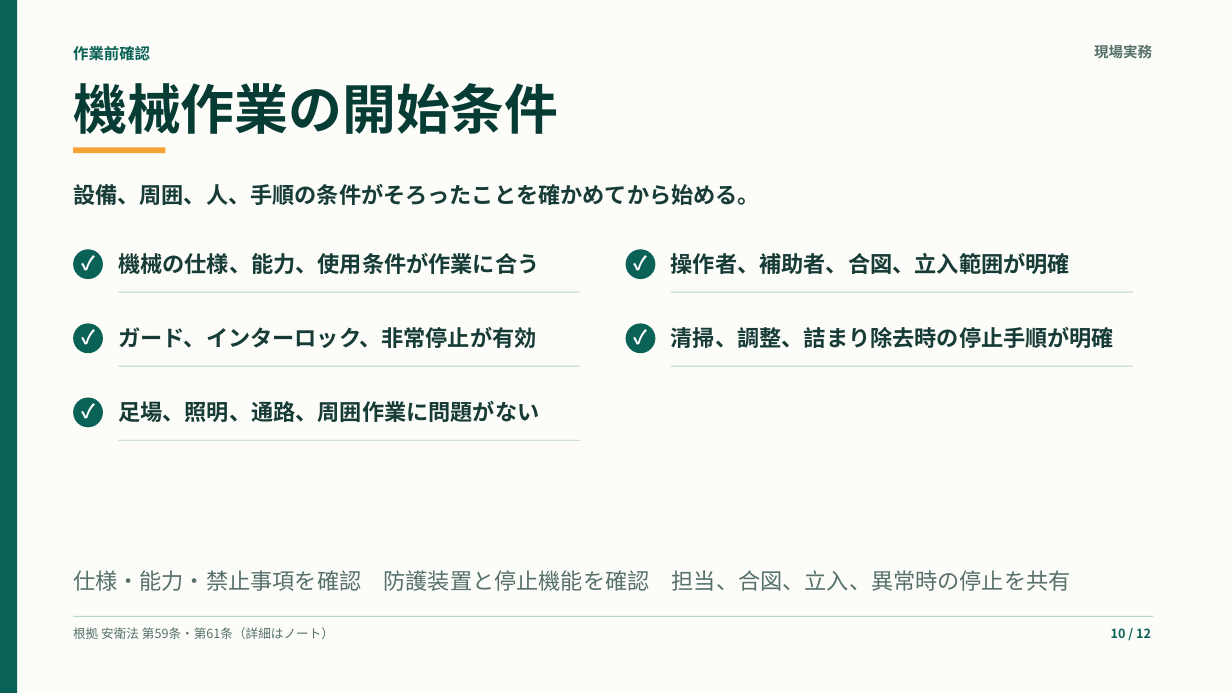
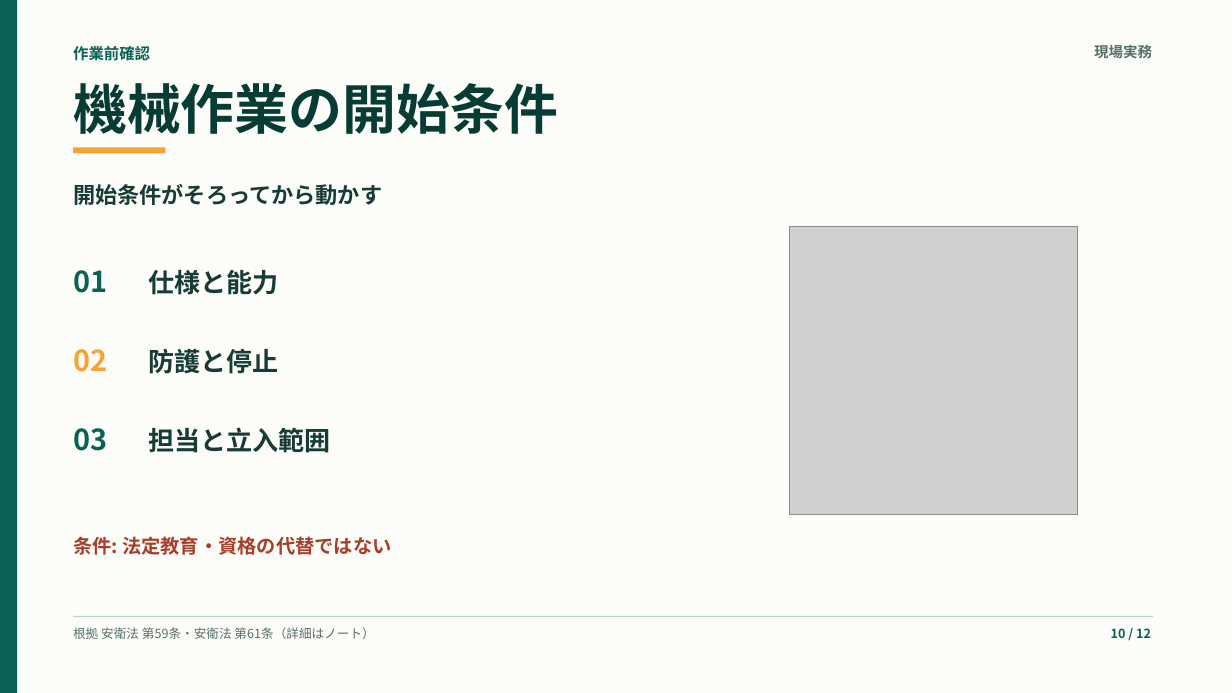
Before and after one commit to kameking-lab/safe-ai-site, a slide deck: slide 10 of web/public/training/safety-seminars/safety-management-basics-osh-law/downloads/safety-management-basics-osh-law-training.pptx. Drawn at 1232x693 pixels with LibreOffice and Linux fonts; fonts in the diff are those of the drawing; grey boxes stand for pictures. Boxes give left, top, right and bottom in pixels: in the first picture for what was removed or moved away, otherwise in the second. Text is boxed around its words. In the diff, an @@ line names an element or a change of style, - is before the commit and + after.

```diff
--- a/web/public/training/safety-seminars/safety-management-basics-osh-law/downloads/safety-management-basics-osh-law-training.pptx
+++ b/web/public/training/safety-seminars/safety-management-basics-osh-law/downloads/safety-management-basics-osh-law-training.pptx
@@ text at box(73, 184, 382, 205): text changed @@
-設備、周囲、人、手順の条件がそろったことを確かめてから始める。
+開始条件がそろってから動かす
@@ picture added at box(789, 226, 1078, 515) @@
@@ ellipse removed at box(73, 250, 103, 279) @@
@@ text removed at box(73, 248, 103, 278) @@
-✓
@@ text removed at box(118, 253, 539, 274) @@
-機械の仕様、能力、使用条件が作業に合う
@@ ellipse removed at box(626, 250, 655, 279) @@
@@ text removed at box(626, 248, 655, 278) @@
-✓
@@ text removed at box(671, 253, 1070, 274) @@
-操作者、補助者、合図、立入範囲が明確
@@ text added at box(73, 270, 107, 293), 22.5 pt, text #0A6257, bold @@
+01
@@ rectangle removed at box(118, 292, 580, 293) @@
@@ text added at box(148, 270, 278, 295), 20.3 pt, text #173B36, bold @@
+仕様と能力
@@ rectangle removed at box(671, 292, 1133, 293) @@
@@ ellipse removed at box(73, 323, 103, 353) @@
@@ text removed at box(73, 322, 103, 352) @@
-✓
@@ text removed at box(118, 327, 536, 348) @@
-ガード、インターロック、非常停止が有効
@@ ellipse removed at box(626, 323, 655, 353) @@
@@ text removed at box(626, 322, 655, 352) @@
-✓
@@ text removed at box(671, 327, 1114, 348) @@
-清掃、調整、詰まり除去時の停止手順が明確
@@ text added at box(73, 349, 107, 372), 22.5 pt, text #F6A234, bold @@
+02
@@ text added at box(148, 349, 278, 374), 20.3 pt, text #173B36, bold @@
+防護と停止
@@ rectangle removed at box(118, 366, 580, 367) @@
@@ rectangle removed at box(671, 366, 1133, 367) @@
@@ ellipse removed at box(73, 397, 103, 427) @@
@@ text removed at box(73, 396, 103, 426) @@
-✓
@@ text removed at box(118, 401, 539, 422) @@
-足場、照明、通路、周囲作業に問題がない
@@ text added at box(73, 428, 107, 451), 22.5 pt, text #0A6257, bold @@
+03
@@ rectangle removed at box(118, 440, 580, 441) @@
@@ text added at box(148, 427, 330, 453), 20.3 pt, text #173B36, bold @@
+担当と立入範囲
@@ text added at box(73, 536, 391, 555), 15 pt, text #A83F2D, bold @@
+条件: 法定教育・資格の代替ではない
@@ text removed at box(73, 570, 1071, 591) @@
-仕様・能力・禁止事項を確認 防護装置と停止機能を確認 担当、合図、立入、異常時の停止を共有
@@ text at box(73, 627, 374, 639): text changed @@
-根拠 安衛法 第59条・第61条（詳細はノート）
+根拠 安衛法 第59条・安衛法 第61条（詳細はノート）
```
Also in this commit, not shown: 11 other slides changed, 14 other files.
